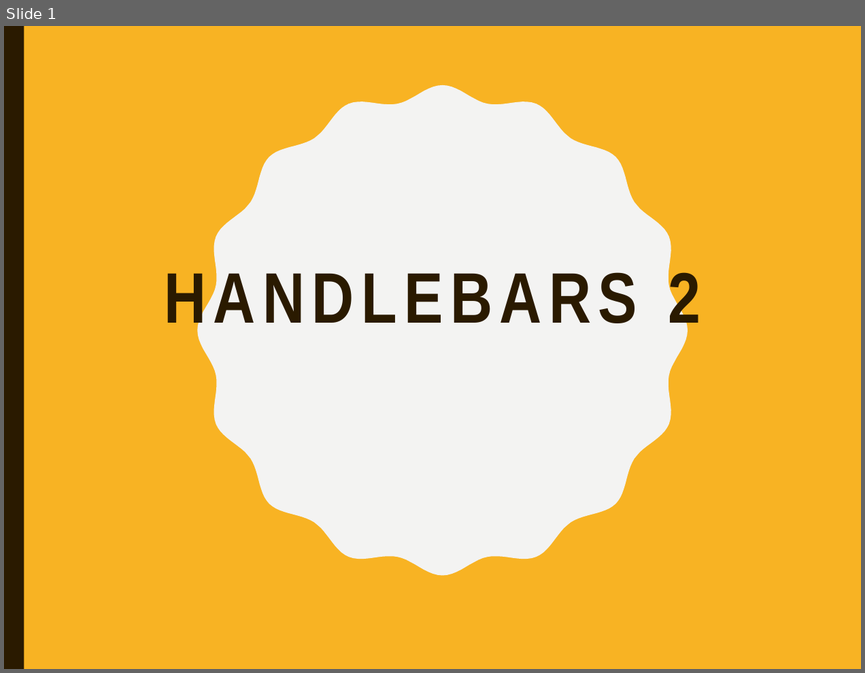
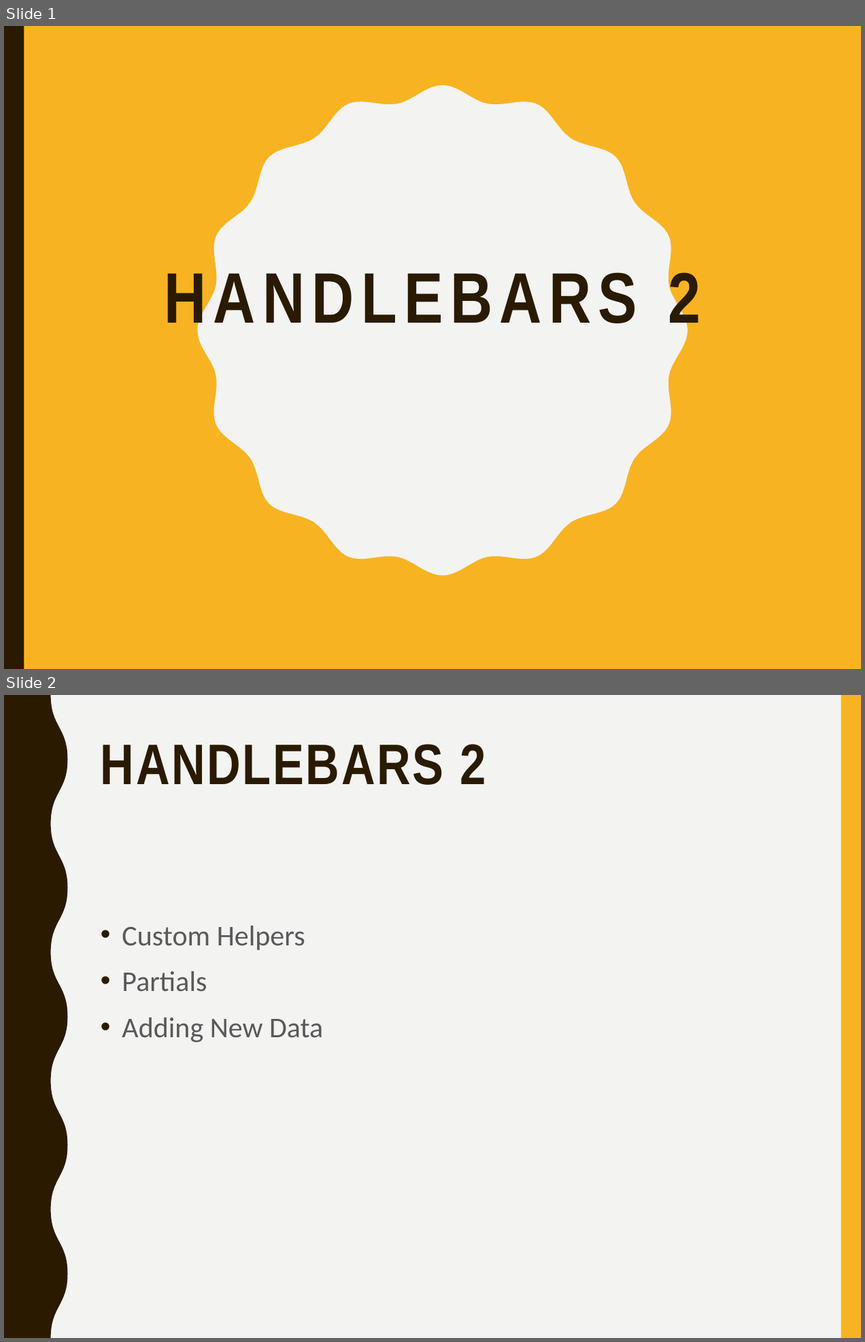
Before and after one commit to mlyngweb1/Website-Development-2-src, a slide deck: topic-10-Handlebars-2/talk-1/talk-1.pptx. Shown one above the other, each under a label of ours: slide 1 before the commit, slides 1 and 2 after it. The pictures are 865x673 and 865x1342 pixels, drawn with LibreOffice and Linux fonts; fonts in the diff are those of the drawing. Boxes give left, top, right and bottom in pixels: in the first picture for what was removed or moved away, otherwise in the second. Text is boxed around its words. In the diff, an @@ line names an element or a change of style, - is before the commit and + after.

Commit message:
Handlebars 2

```diff
--- a/topic-10-Handlebars-2/talk-1/talk-1.pptx
+++ b/topic-10-Handlebars-2/talk-1/talk-1.pptx
@@ slide 2 added at (4, 695, 861, 1338), background #F3F3F2 @@
@@ freeform shape added at (4, 695, 67, 1338), fill #2A1A00 @@
@@ rectangle added at (841, 695, 861, 1338), fill #F8B323 @@
@@ title added at (101, 744, 486, 785), 48 pt, text #2A1A00, bold @@
+HANDLEBARS 2
@@ text added at (122, 926, 323, 1042), 24 pt, text #595959 @@
+• Custom Helpers
+• Partials
+• Adding New Data
```
Also in this commit, not shown: 15 other slides added, 52 other files.
